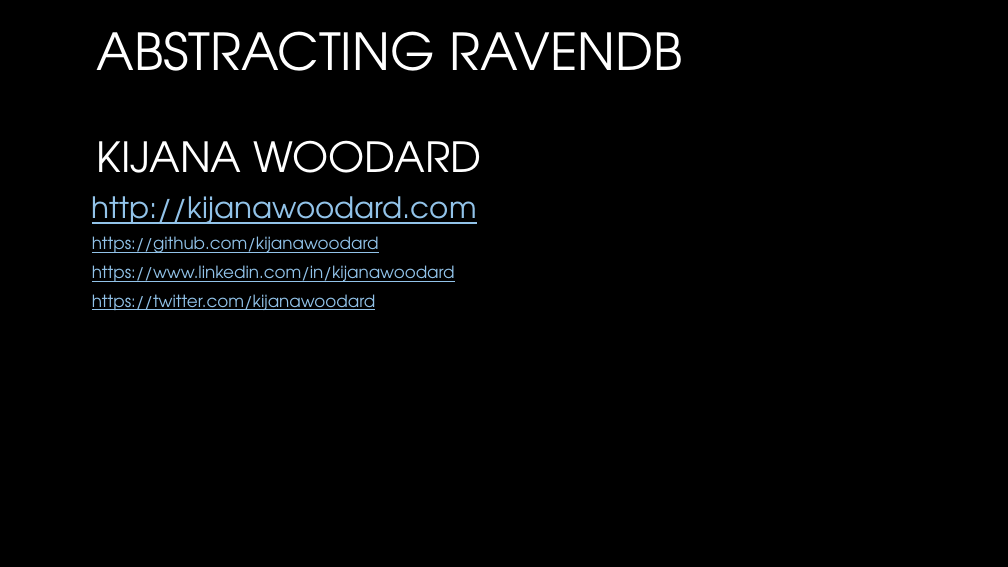
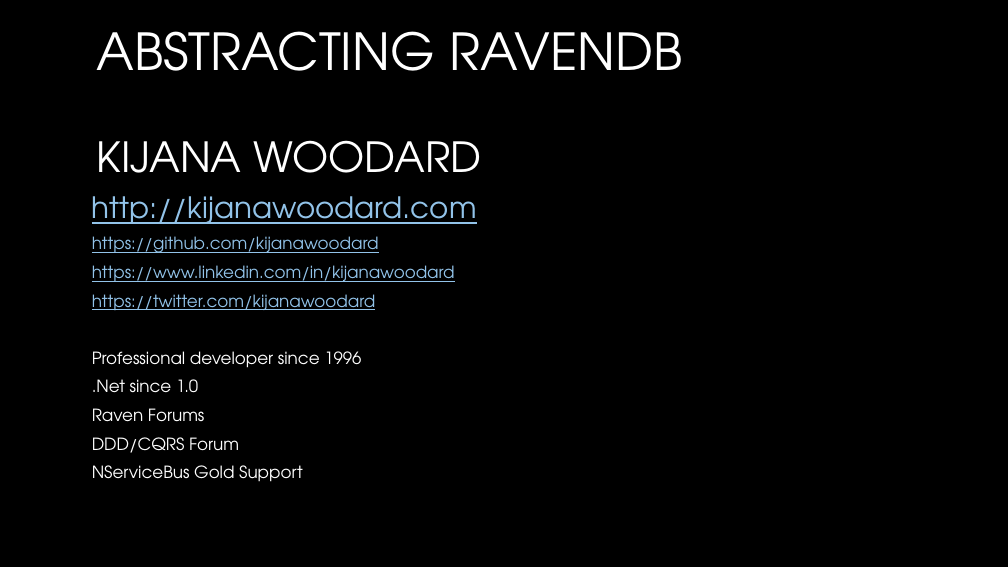
Before and after one commit to kijanawoodard/RavenConf, a slide deck: slide 2 of Slides/Abstracting-RavenDB.pptx (slide 51 before the commit). Drawn at 1008x567 pixels with LibreOffice and Linux fonts; fonts in the diff are those of the drawing; background and template pictures are left out. Boxes give left, top, right and bottom in pixels: in the first picture for what was removed or moved away, otherwise in the second. Text is boxed around its words. In the diff, an @@ line names an element or a change of style, - is before the commit and + after.

```diff
--- a/Slides/Abstracting-RavenDB.pptx
+++ b/Slides/Abstracting-RavenDB.pptx
@@ text at (x1=92, y1=351, x2=361, y2=482): paragraphs added @@
+Professional developer since 1996
+.Net since 1.0
+Raven Forums
+DDD/CQRS Forum
+NServiceBus Gold Support
```
Also in this commit, not shown: 1 other slide changed, 2 slides added.
